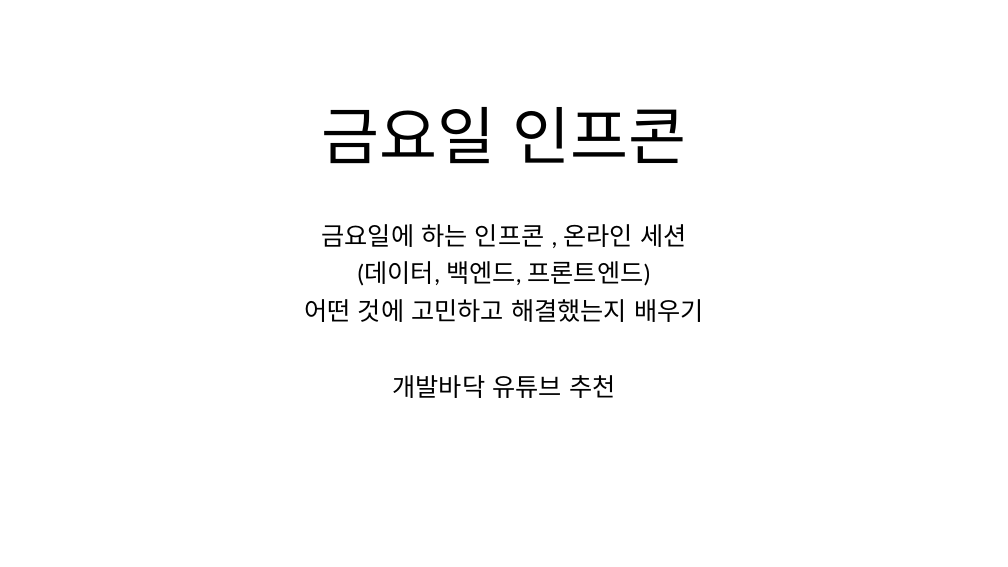
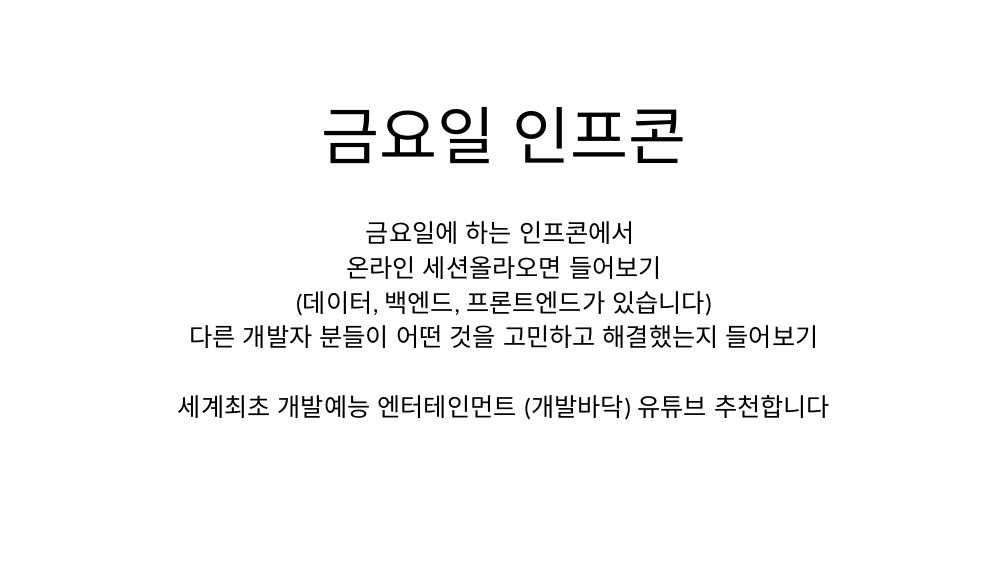
Before and after one commit to dharana77/metoringPython, a slide deck: slide 28 of 피피티_마무리.pptx (slide 29 before the commit). Drawn at 1008x567 pixels with LibreOffice and Linux fonts; fonts in the diff are those of the drawing. Boxes give left, top, right and bottom in pixels: in the first picture for what was removed or moved away, otherwise in the second. Text is boxed around its words. In the diff, an @@ line names an element or a change of style, - is before the commit and + after.

```diff
--- a/피피티_마무리.pptx
+++ b/피피티_마무리.pptx
@@ subtitle at [178, 221, 830, 420]: text changed @@
-금요일에 하는 인프콘 , 온라인 세션
-(데이터, 백엔드, 프론트엔드)
-어떤 것에 고민하고 해결했는지 배우기
-개발바닥 유튜브 추천
+금요일에 하는 인프콘에서
+온라인 세션올라오면 들어보기
+(데이터, 백엔드, 프론트엔드가 있습니다)
+다른 개발자 분들이 어떤 것을 고민하고 해결했는지 들어보기
+세계최초 개발예능 엔터테인먼트 (개발바닥) 유튜브 추천합니다
```
Also in this commit, not shown: 19 other slides changed, 1 slide removed, 1 other file.
